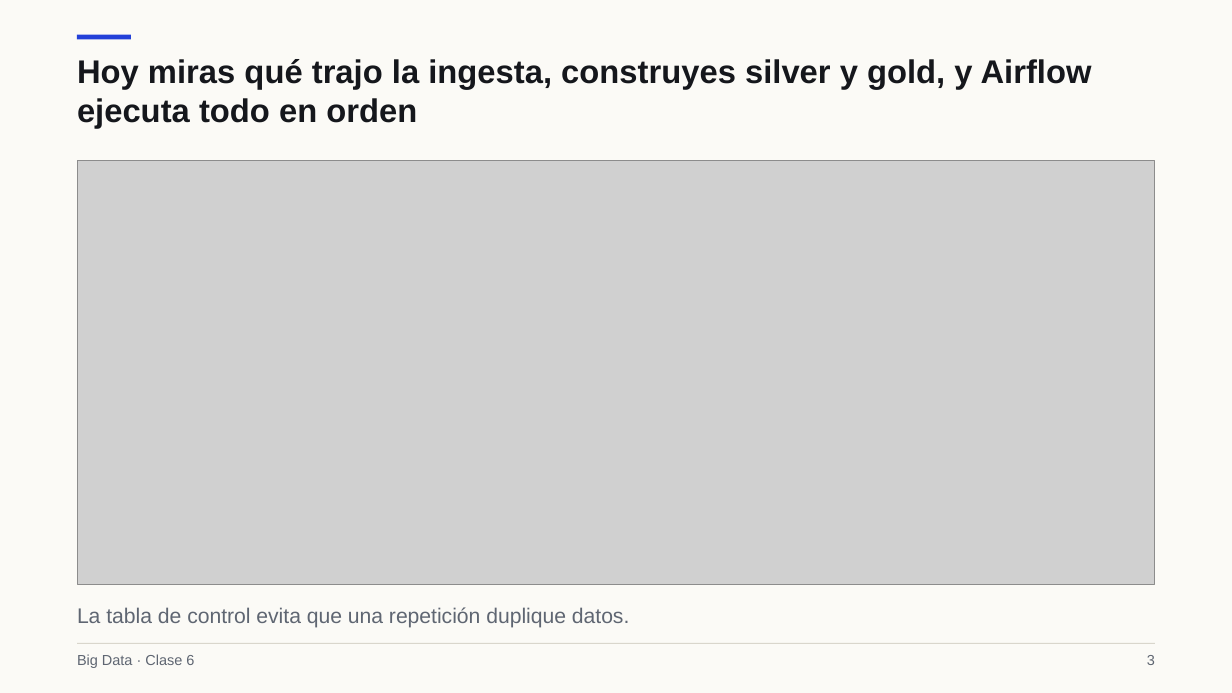
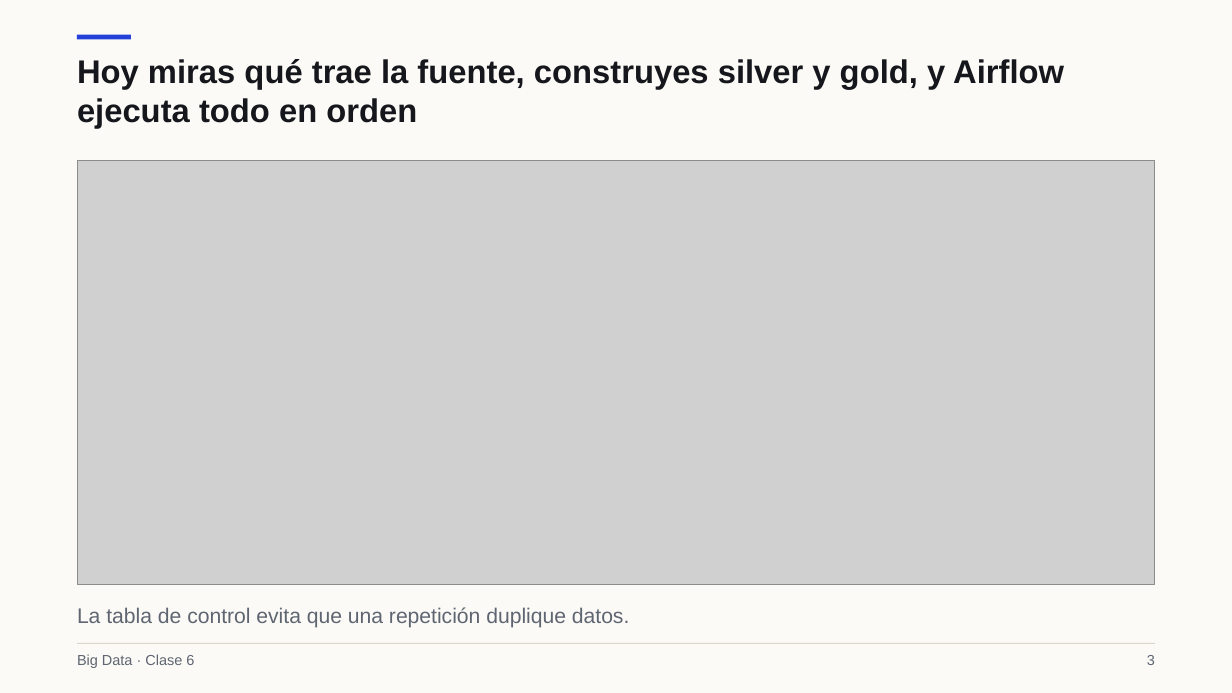
Before and after one commit to Apaezc/bigdata-udem-2026, a slide deck: slide 3 of curso/clase06/deck/slides.pptx. Drawn at 1232x693 pixels with LibreOffice and Linux fonts; fonts in the diff are those of the drawing; grey boxes stand for pictures. Boxes give left, top, right and bottom in pixels: in the first picture for what was removed or moved away, otherwise in the second. Text is boxed around its words. In the diff, an @@ line names an element or a change of style, - is before the commit and + after.

```diff
--- a/curso/clase06/deck/slides.pptx
+++ b/curso/clase06/deck/slides.pptx
@@ text at [77, 59, 1064, 129]: text changed @@
-Hoy miras qué trajo la ingesta, construyes silver y gold, y Airflow ejecuta todo en orden
+Hoy miras qué trae la fuente, construyes silver y gold, y Airflow ejecuta todo en orden
```
Also in this commit, not shown: 40 other slides changed, 1 slide added, 9 other files.
